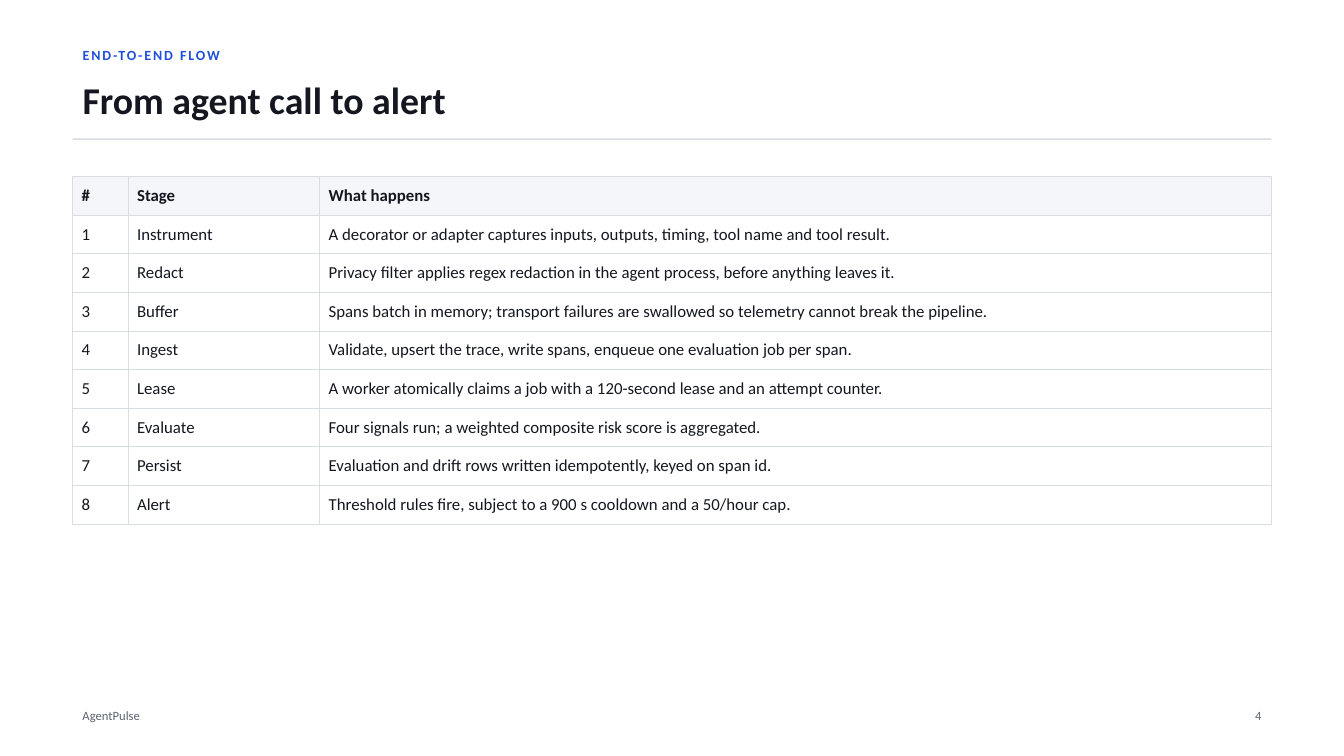
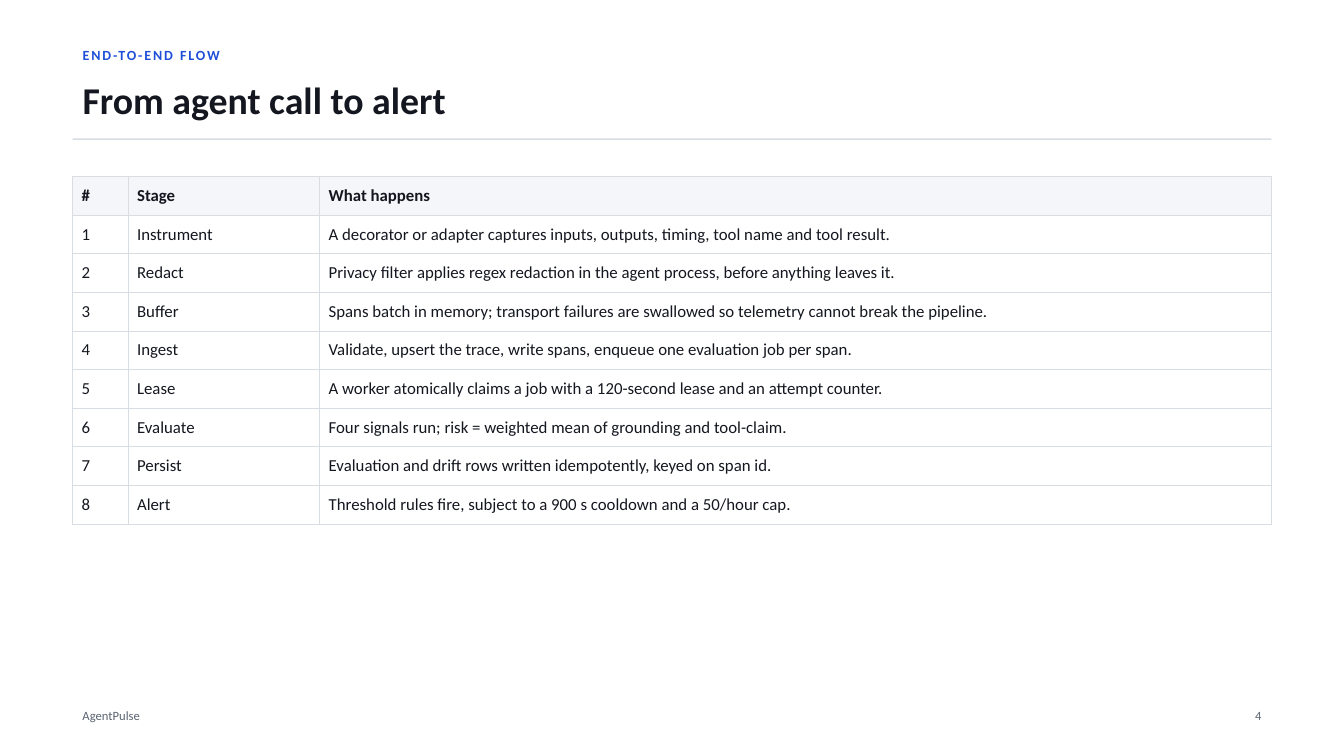
Before and after one commit to Soum-Code/agentpulse, a slide deck: slide 5 of presentation/AgentPulse_Project_Deck.pptx. Drawn at 1344x756 pixels with LibreOffice and Linux fonts; fonts in the diff are those of the drawing. Boxes give left, top, right and bottom in pixels: in the first picture for what was removed or moved away, otherwise in the second. Text is boxed around its words. In the diff, an @@ line names an element or a change of style, - is before the commit and + after.

```diff
--- a/presentation/AgentPulse_Project_Deck.pptx
+++ b/presentation/AgentPulse_Project_Deck.pptx
@@ table at [73, 176, 1271, 517] @@
-row 7, column 3: Four signals run; a weighted composite risk score is aggregated.
+row 7, column 3: Four signals run; risk = weighted mean of grounding and tool-claim.
```
Also in this commit, not shown: 4 other slides changed, 28 other files.
